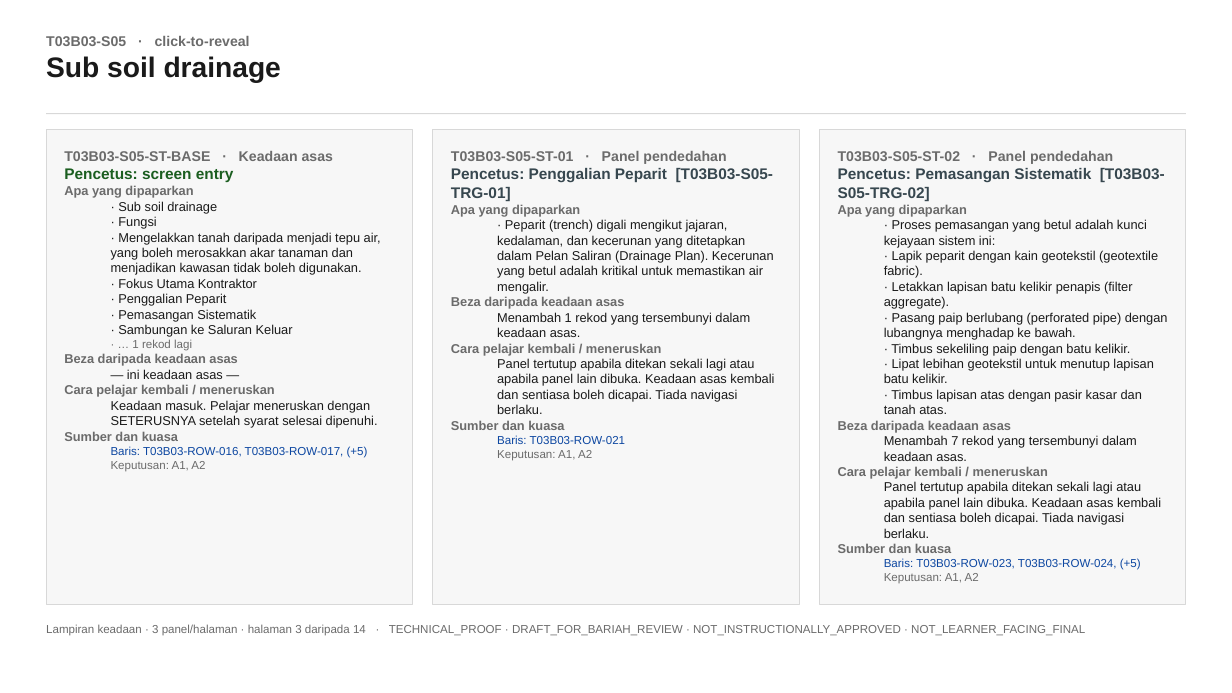
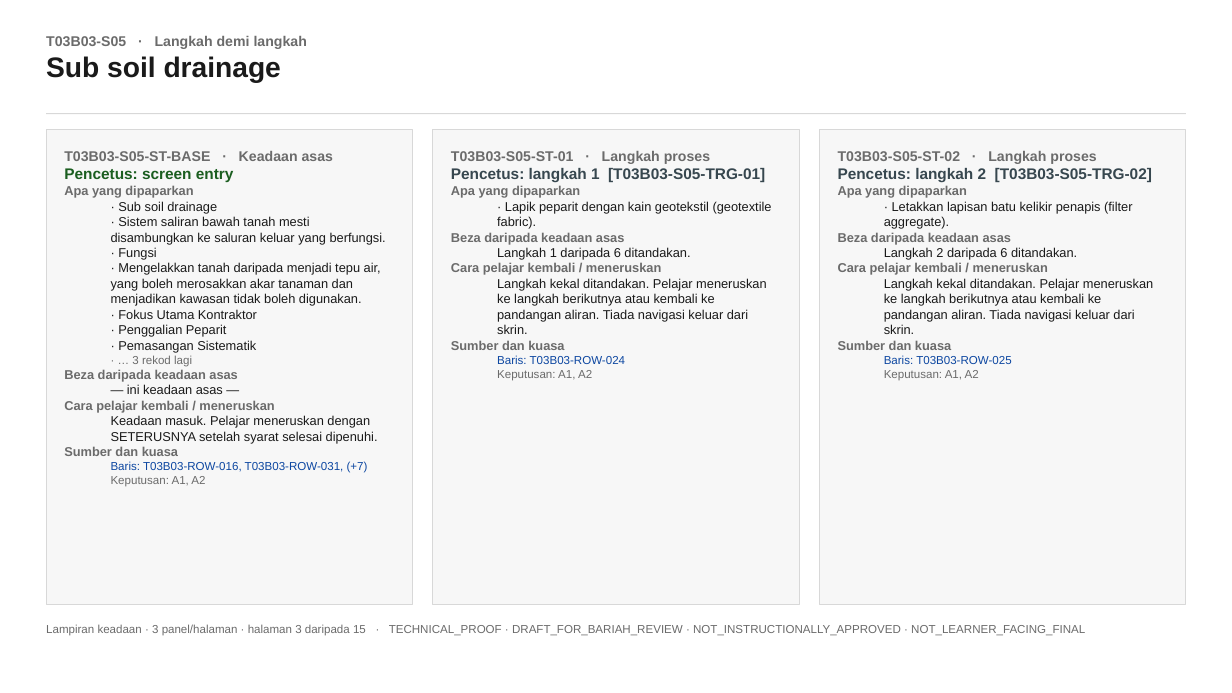
Before and after one commit to fidos777/slide-interaction-layer, a slide deck: slide 4 of reviews/storyboard-bariah/k5_calibration/K5PL06T03B03_LAMPIRAN_KEADAAN_DRAF_v0_1_3panel.pptx. Drawn at 1232x693 pixels with LibreOffice and Linux fonts; fonts in the diff are those of the drawing. Boxes give left, top, right and bottom in pixels: in the first picture for what was removed or moved away, otherwise in the second. Text is boxed around its words. In the diff, an @@ line names an element or a change of style, - is before the commit and + after.

```diff
--- a/reviews/storyboard-bariah/k5_calibration/K5PL06T03B03_LAMPIRAN_KEADAAN_DRAF_v0_1_3panel.pptx
+++ b/reviews/storyboard-bariah/k5_calibration/K5PL06T03B03_LAMPIRAN_KEADAAN_DRAF_v0_1_3panel.pptx
@@ text at [46,36,307,49]: text changed @@
-T03B03-S05 · click-to-reveal
+T03B03-S05 · Langkah demi langkah
@@ text at [451,151,765,182]: text changed @@
-T03B03-S05-ST-01 · Panel pendedahan
-Pencetus: Penggalian Peparit [T03B03-S05-TRG-01]
+T03B03-S05-ST-01 · Langkah proses
+Pencetus: langkah 1 [T03B03-S05-TRG-01]
@@ text at [838,151,1152,183]: text changed @@
-T03B03-S05-ST-02 · Panel pendedahan
-Pencetus: Pemasangan Sistematik [T03B03-S05-TRG-02]
+T03B03-S05-ST-02 · Langkah proses
+Pencetus: langkah 2 [T03B03-S05-TRG-02]
@@ text at [497,201,772,229]: text changed @@
-  · Peparit (trench) digali mengikut jajaran, kedalaman, dan kecerunan yang ditetapkan dalam Pelan Saliran (Drainage Plan). Kecerunan yang betul adalah kritikal untuk memastikan air mengalir.
+  · Lapik peparit dengan kain geotekstil (geotextile fabric).
@@ text at [111,216,386,244]: paragraph added @@
+  · Sistem saliran bawah tanah mesti disambungkan ke saluran keluar yang berfungsi.
@@ text at [884,219,1158,278]: paragraphs removed @@
-  · Proses pemasangan yang betul adalah kunci kejayaan sistem ini:
-  · Lapik peparit dengan kain geotekstil (geotextile fabric).
@@ text at [497,247,690,260]: text changed @@
-  Menambah 1 rekod yang tersembunyi dalam keadaan asas.
+  Langkah 1 daripada 6 ditandakan.
@@ text at [884,247,1077,260]: text changed @@
-  Menambah 7 rekod yang tersembunyi dalam keadaan asas.
+  Langkah 2 daripada 6 ditandakan.
@@ text at [497,278,766,334]: text changed @@
-  Panel tertutup apabila ditekan sekali lagi atau apabila panel lain dibuka. Keadaan asas kembali dan sentiasa boleh dicapai. Tiada navigasi berlaku.
+  Langkah kekal ditandakan. Pelajar meneruskan ke langkah berikutnya atau kembali ke pandangan aliran. Tiada navigasi keluar dari skrin.
@@ text at [884,278,1153,334]: text changed @@
-  Panel tertutup apabila ditekan sekali lagi atau apabila panel lain dibuka. Keadaan asas kembali dan sentiasa boleh dicapai. Tiada navigasi berlaku.
+  Langkah kekal ditandakan. Pelajar meneruskan ke langkah berikutnya atau kembali ke pandangan aliran. Tiada navigasi keluar dari skrin.
@@ text at [884,312,1168,414]: paragraphs removed @@
-  · Pasang paip berlubang (perforated pipe) dengan lubangnya menghadap ke bawah.
-  · Timbus sekeliling paip dengan batu kelikir.
-  · Lipat lebihan geotekstil untuk menutup lapisan batu kelikir.
-  · Timbus lapisan atas dengan pasir kasar dan tanah atas.
@@ text at [132,355,192,366]: text changed; size 10 to 9 pt; text colour #1A1A1A to #6B6B6B @@
-  · Sambungan ke Saluran Keluar
-  · … 1 rekod lagi
+  · … 3 rekod lagi
@@ text at [497,355,625,364]: text changed @@
-  Baris: T03B03-ROW-021
+  Baris: T03B03-ROW-024
@@ text at [884,355,1011,364]: text changed @@
-  Baris: T03B03-ROW-023, T03B03-ROW-024, (+5)
+  Baris: T03B03-ROW-025
@@ text at [111,461,368,473]: text changed @@
-  Baris: T03B03-ROW-016, T03B03-ROW-017, (+5)
+  Baris: T03B03-ROW-016, T03B03-ROW-031, (+7)
@@ text at [46,624,1085,636]: text changed @@
-Lampiran keadaan · 3 panel/halaman · halaman 3 daripada 14 · TECHNICAL_PROOF · DRAFT_FOR_BARIAH_REVIEW · NOT_INSTRUCTIONALLY_APPROVED · NOT_LEARNER_FACING_FINAL
+Lampiran keadaan · 3 panel/halaman · halaman 3 daripada 15 · TECHNICAL_PROOF · DRAFT_FOR_BARIAH_REVIEW · NOT_INSTRUCTIONALLY_APPROVED · NOT_LEARNER_FACING_FINAL
```
Also in this commit, not shown: 14 other slides changed, 1 slide added, 4 other files.
